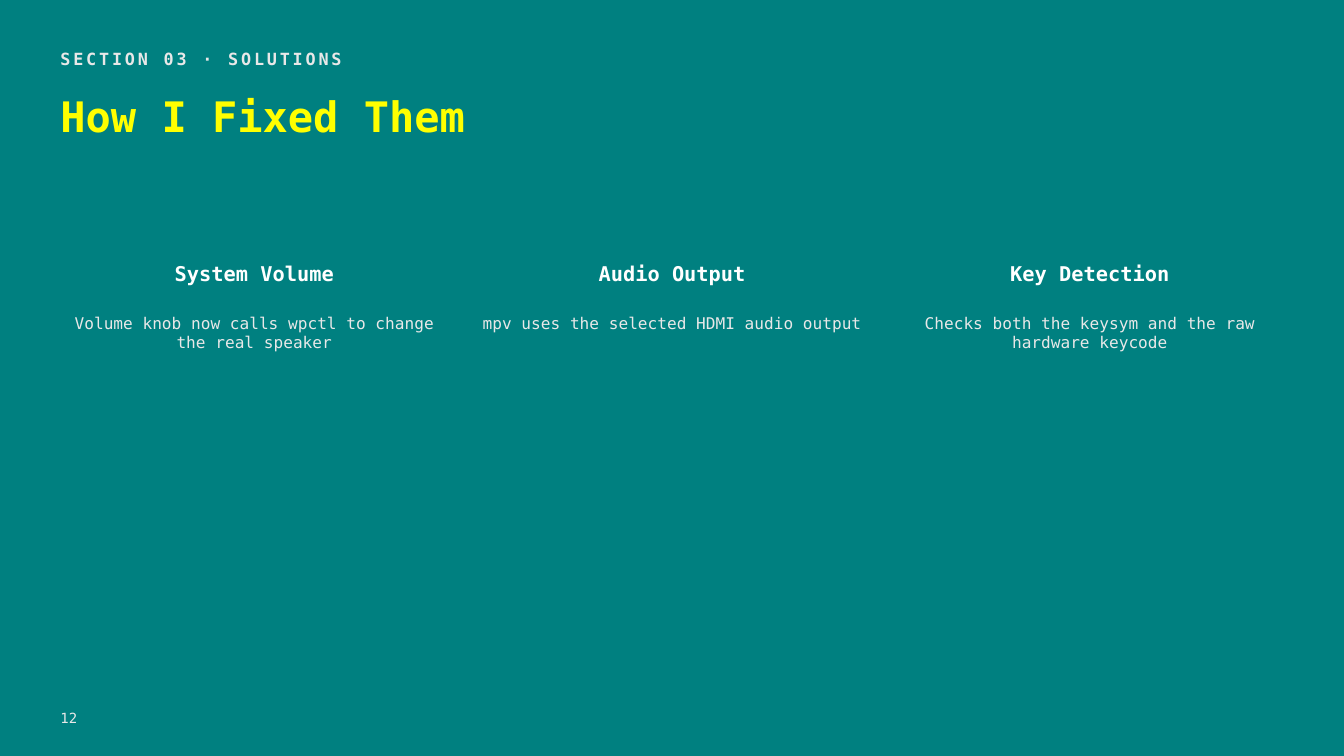
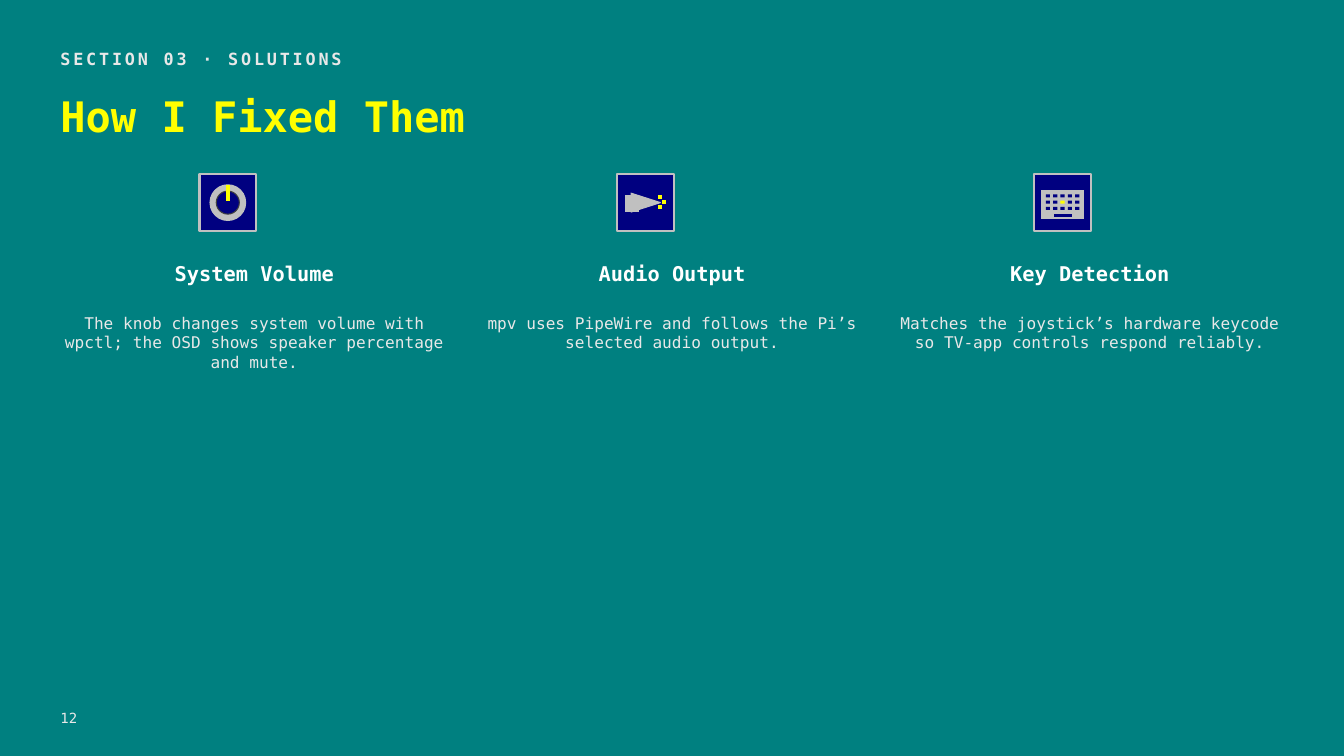
Before and after one commit to HaidarAli147/retro-tv, a slide deck: slide 12 of pptx_work/Retro-TV-Project-Fair-Deck.pptx. Drawn at 1344x756 pixels with LibreOffice and Linux fonts; fonts in the diff are those of the drawing. Boxes give left, top, right and bottom in pixels: in the first picture for what was removed or moved away, otherwise in the second. Text is boxed around its words. In the diff, an @@ line names an element or a change of style, - is before the commit and + after.

```diff
--- a/pptx_work/Retro-TV-Project-Fair-Deck.pptx
+++ b/pptx_work/Retro-TV-Project-Fair-Deck.pptx
@@ rectangle added at (200, 174, 256, 231), fill #000080, outline #C0C0C0 1.5 pt @@
@@ rectangle added at (617, 174, 674, 231), fill #000080, outline #C0C0C0 1.5 pt @@
@@ rectangle added at (1034, 174, 1091, 231), fill #000080, outline #C0C0C0 1.5 pt @@
@@ ellipse added at (210, 185, 245, 220), fill #C0C0C0, outline #C0C0C0 0.75 pt @@
@@ ellipse added at (217, 192, 240, 215), fill #000080, outline #404040 0.75 pt @@
@@ rectangle added at (227, 186, 230, 201), fill #FFFF00, outline #FFFF00 0 pt @@
@@ rectangle added at (626, 196, 638, 212), fill #C0C0C0, outline #C0C0C0 0 pt @@
@@ triangle added at (631, 193, 660, 212), fill #C0C0C0, outline #C0C0C0 0.75 pt @@
@@ rectangle added at (658, 196, 661, 199), fill #FFFF00, outline #FFFF00 0 pt @@
@@ rectangle added at (658, 206, 661, 209), fill #FFFF00, outline #FFFF00 0 pt @@
@@ rectangle added at (662, 201, 665, 204), fill #FFFF00, outline #FFFF00 0 pt @@
@@ rectangle added at (1042, 191, 1084, 219), fill #C0C0C0, outline #C0C0C0 0 pt @@
@@ rectangle added at (1047, 195, 1051, 198), fill #000080 @@
@@ rectangle added at (1047, 201, 1051, 204), fill #000080 @@
@@ rectangle added at (1047, 207, 1051, 210), fill #000080 @@
@@ rectangle added at (1054, 195, 1058, 198), fill #000080 @@
@@ rectangle added at (1054, 201, 1058, 204), fill #000080 @@
@@ rectangle added at (1054, 207, 1058, 210), fill #000080 @@
@@ rectangle added at (1061, 195, 1065, 198), fill #000080 @@
@@ rectangle added at (1061, 201, 1065, 204), fill #FFFF00 @@
@@ rectangle added at (1061, 207, 1065, 210), fill #000080 @@
@@ rectangle added at (1068, 195, 1072, 198), fill #000080 @@
@@ rectangle added at (1068, 201, 1072, 204), fill #000080 @@
@@ rectangle added at (1068, 207, 1072, 210), fill #000080 @@
@@ rectangle added at (1076, 195, 1080, 198), fill #000080 @@
@@ rectangle added at (1076, 201, 1080, 204), fill #000080 @@
@@ rectangle added at (1076, 207, 1080, 210), fill #000080 @@
@@ rectangle added at (1055, 214, 1073, 216), fill #000080, outline #000080 0 pt @@
@@ text at (65, 316, 443, 369): text changed @@
-Volume knob now calls wpctl to change the real speaker
+The knob changes system volume with wpctl; the OSD shows speaker percentage and mute.
@@ text at (488, 316, 857, 352): text changed @@
-mpv uses the selected HDMI audio output
+mpv uses PipeWire and follows the Pi’s selected audio output.
@@ text at (900, 316, 1279, 352): text changed @@
-Checks both the keysym and the raw hardware keycode
+Matches the joystick’s hardware keycode so TV-app controls respond reliably.
```
Also in this commit, not shown: 13 other slides changed, 1 other file.
